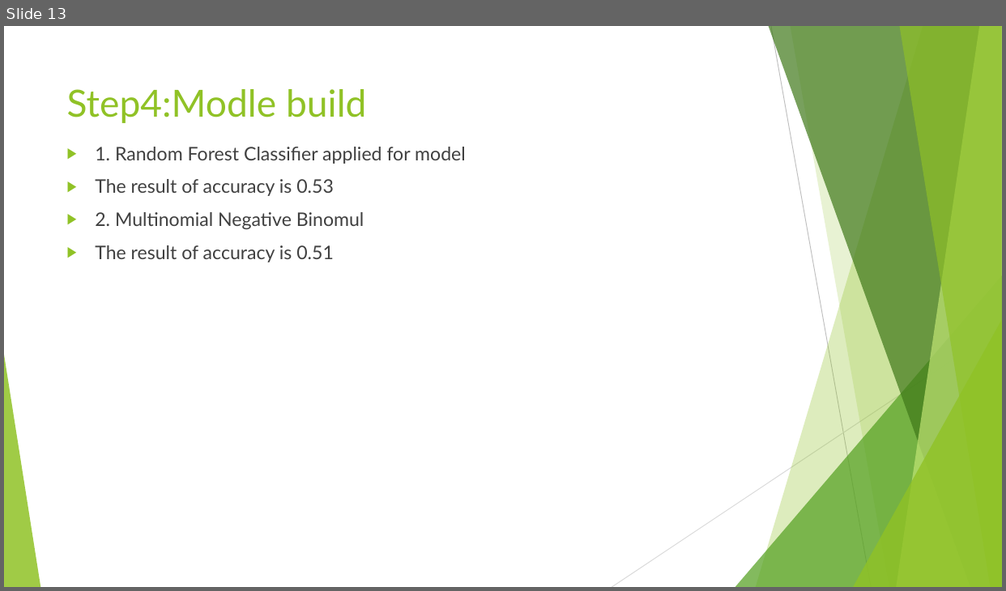
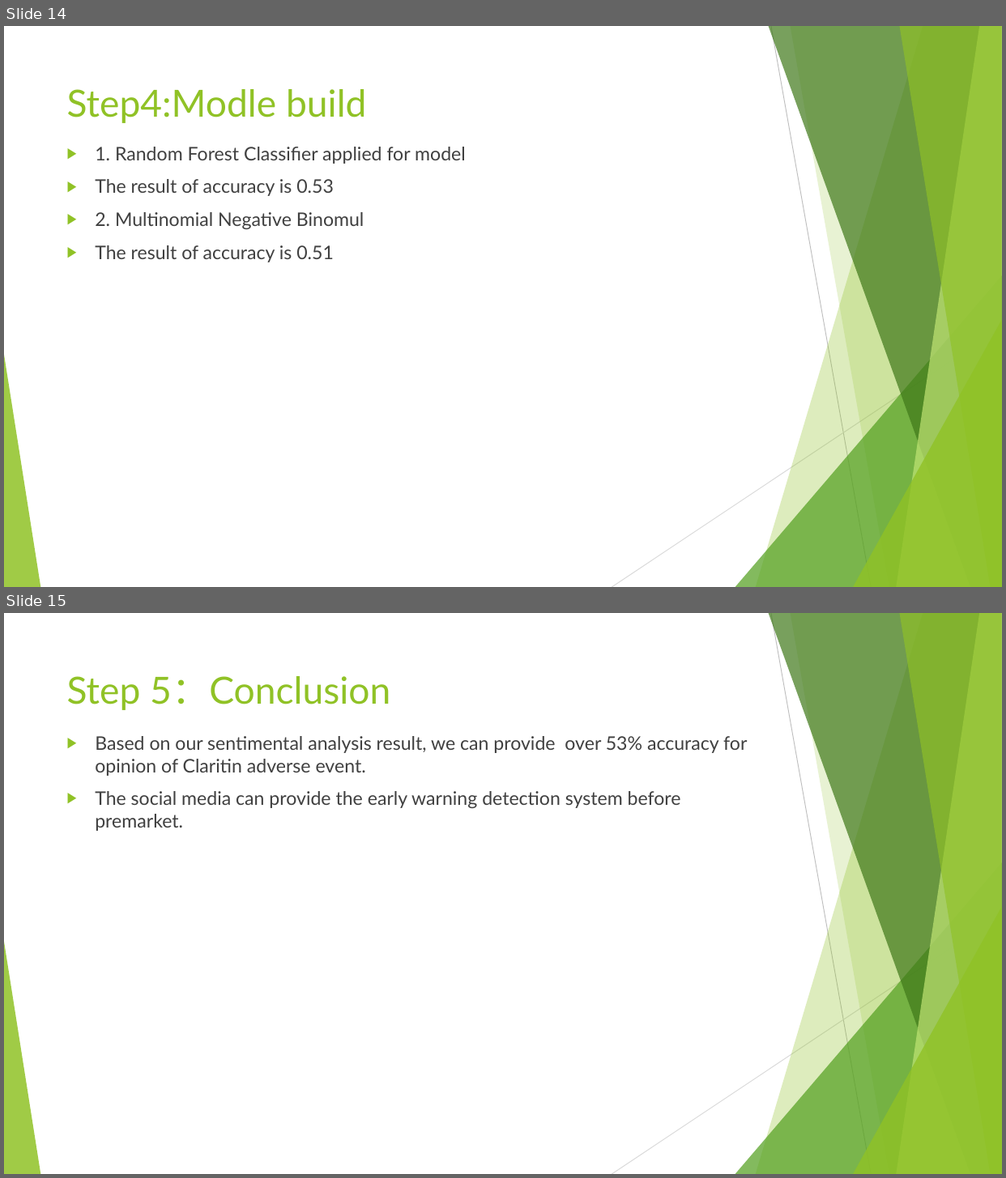
Before and after one commit to datadrivenproject/Sentimental-Analysis, a slide deck: Claritin Sentiment Analysis.pptx. Shown one above the other, each under a label of ours: slide 13 before the commit, slides 14 and 15 after it. The pictures are 1006x591 and 1006x1178 pixels, drawn with LibreOffice and Linux fonts; fonts in the diff are those of the drawing. Boxes give left, top, right and bottom in pixels: in the first picture for what was removed or moved away, otherwise in the second. Text is boxed around its words. In the diff, an @@ line names an element or a change of style, - is before the commit and + after.

```diff
--- a/Claritin Sentiment Analysis.pptx
+++ b/Claritin Sentiment Analysis.pptx
@@ slide 15 added at (4,613,1002,1174), background #FFFFFF; not listed: 10 template elements that a slide beside it also shows @@
@@ title added at (67,676,390,710), 36 pt, text #90C226 @@
+Step 5：Conclusion
@@ text added at (95,736,747,831), 18 pt, text #404040 @@
+▶ Based on our sentimental analysis result, we can provide over 53% accuracy for opinion of Claritin adverse event.
+▶ The social media can provide the early warning detection system before premarket.
@@ what was slide 13 is now slide 14 @@
```
Also in this commit, not shown: 3 slides changed, 1 other slide added.
